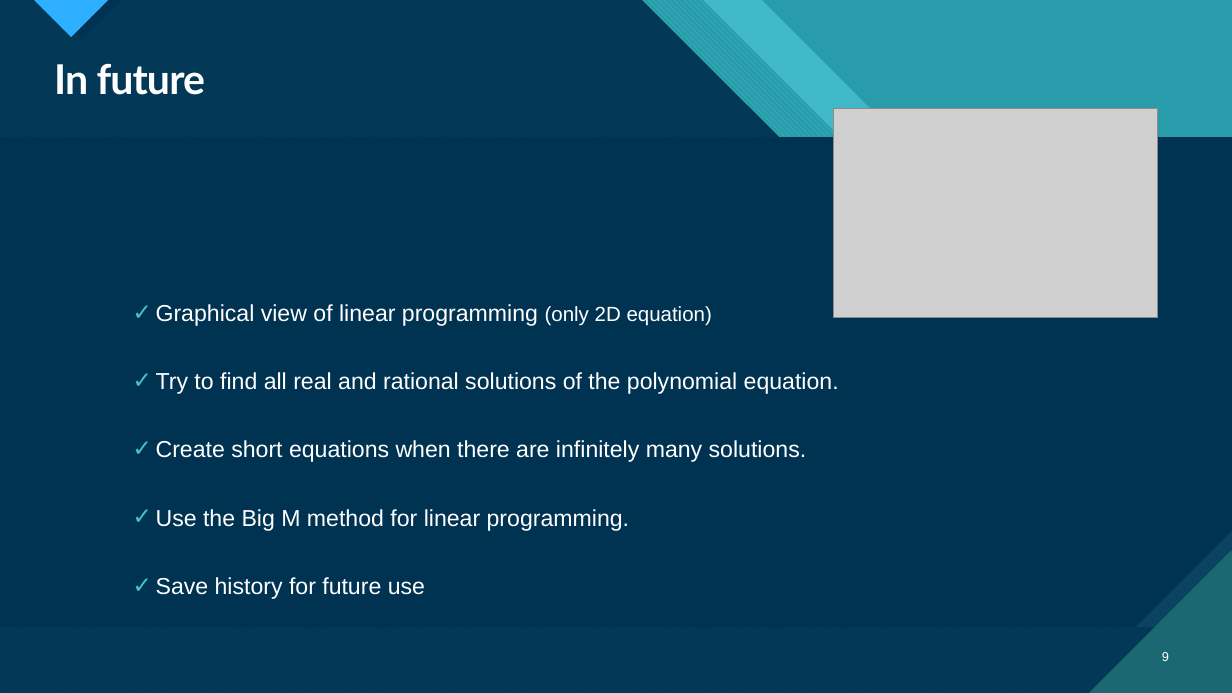
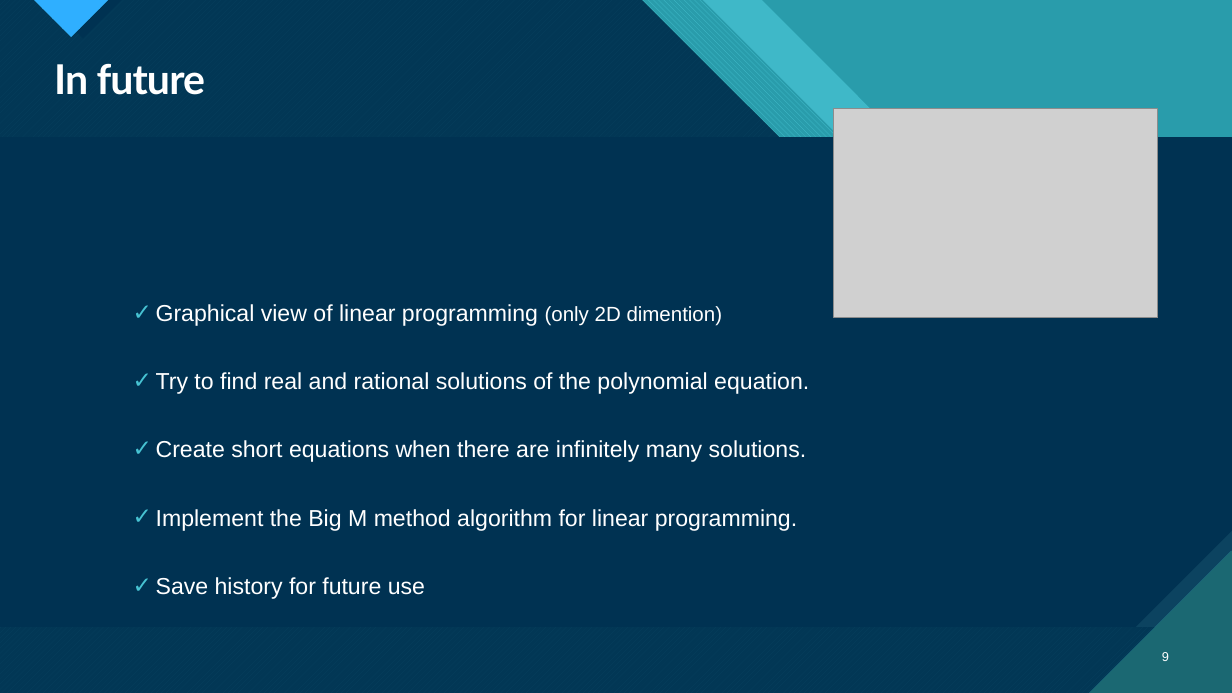
Before and after one commit to mdSakibAlHasan/Mobile_banking, a slide deck: slide 9 of SOFTWARE PROJECT LAB-1.pptx. Drawn at 1232x693 pixels with LibreOffice and Linux fonts; fonts in the diff are those of the drawing; grey boxes stand for pictures. Boxes give left, top, right and bottom in pixels: in the first picture for what was removed or moved away, otherwise in the second. Text is boxed around its words. In the diff, an @@ line names an element or a change of style, - is before the commit and + after.

Commit message:
update

```diff
--- a/SOFTWARE PROJECT LAB-1.pptx
+++ b/SOFTWARE PROJECT LAB-1.pptx
@@ text at <box>156,304,809,394</box>: text changed @@
-✓ Graphical view of linear programming (only 2D equation)
-✓ Try to find all real and rational solutions of the polynomial equation.
+✓ Graphical view of linear programming (only 2D dimention)
+✓ Try to find real and rational solutions of the polynomial equation.
@@ text at <box>156,509,797,531</box>: text changed @@
-✓ Use the Big M method for linear programming.
+✓ Implement the Big M method algorithm for linear programming.
```
Also in this commit, not shown: 4 other slides changed, 1 slide added, 2 slides removed.
